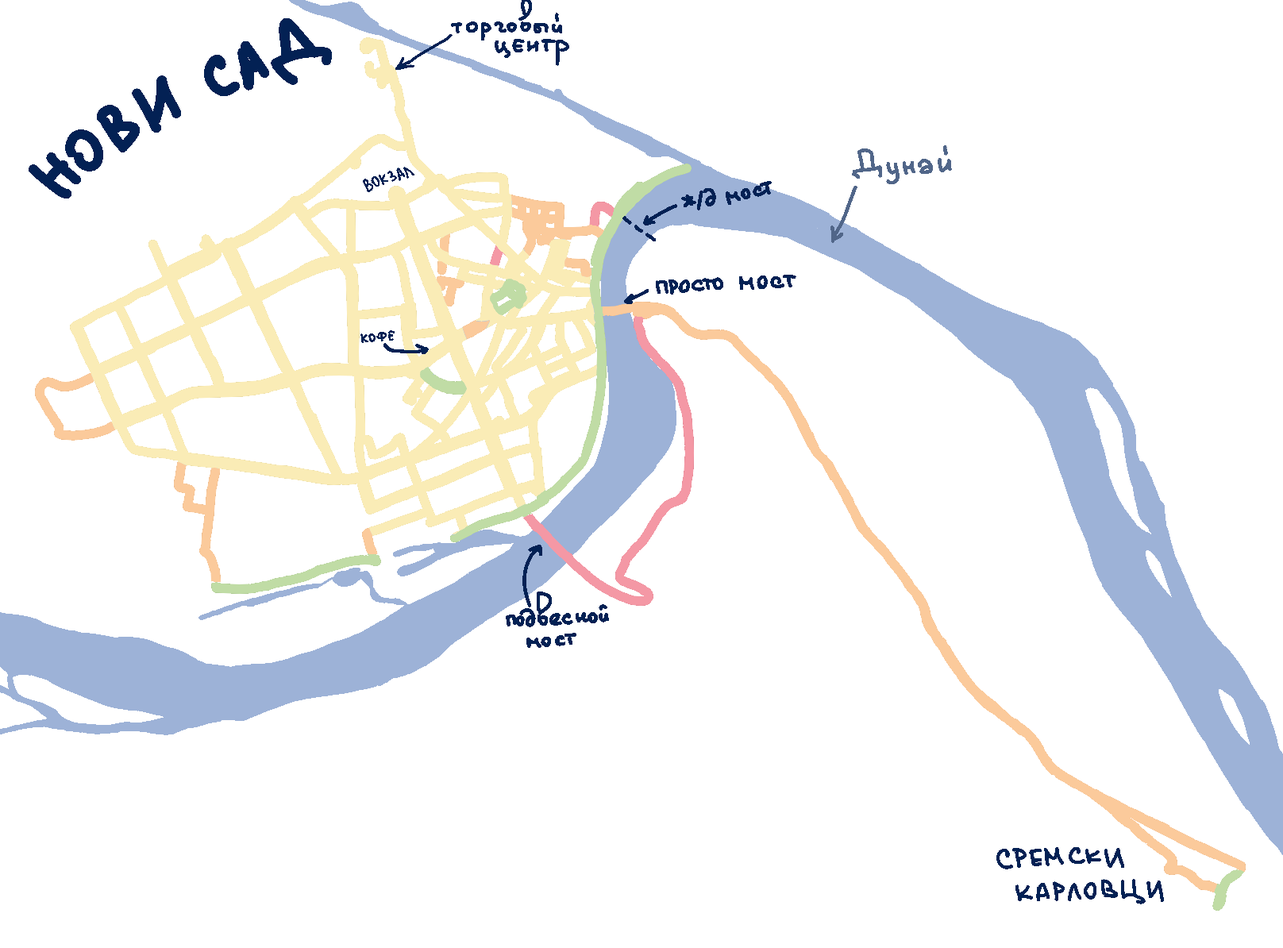
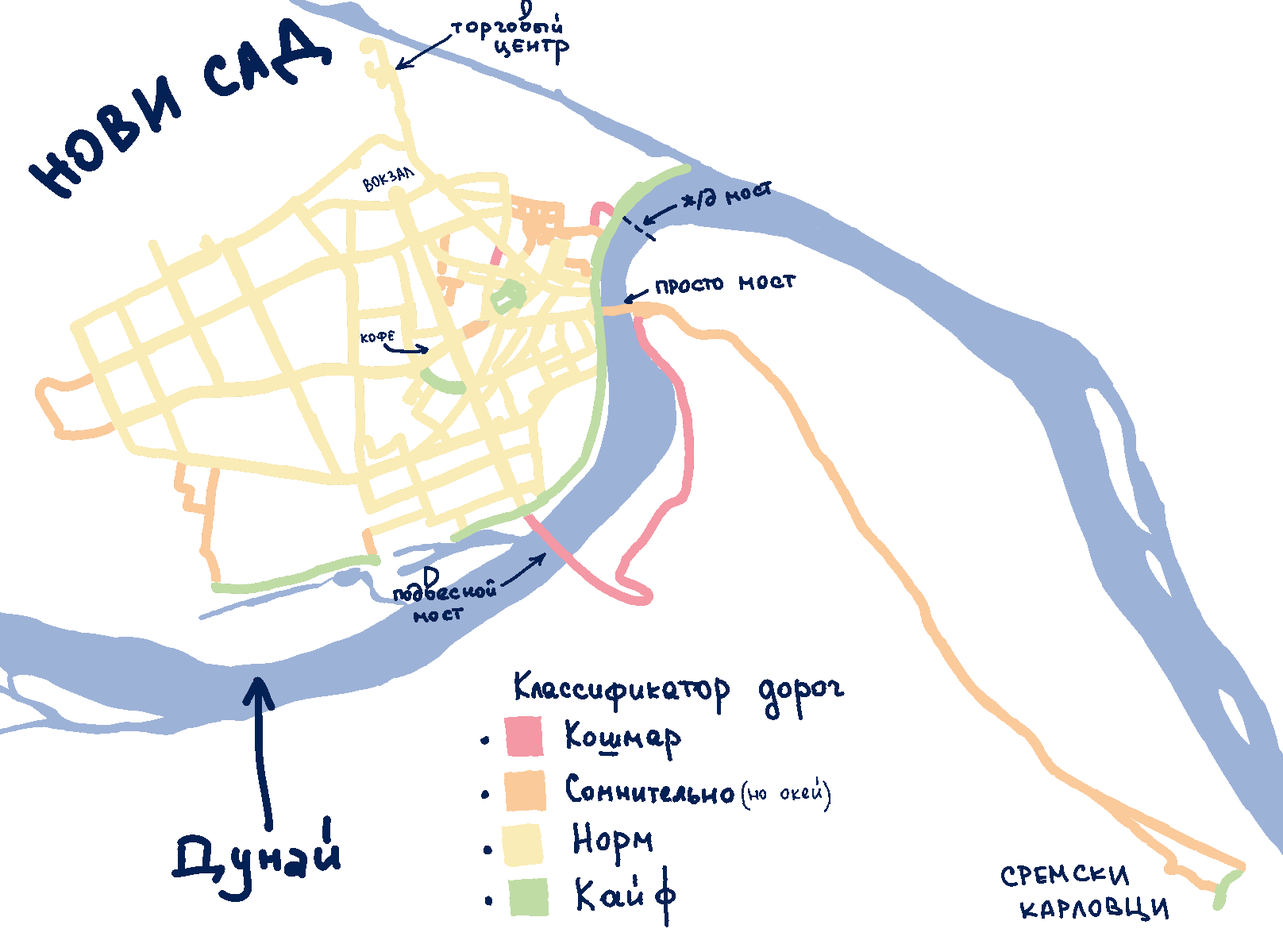
Layers edited between the first and the second 1283x948 image:
painted on "Paint Layer 4" over [171, 145, 1169, 928]
painted on "Paint Layer 6" over [171, 145, 1169, 928]
painted on "Paint Layer 3" over [171, 145, 1169, 928]
painted on "Paint Layer 2" over [171, 145, 1169, 928]
